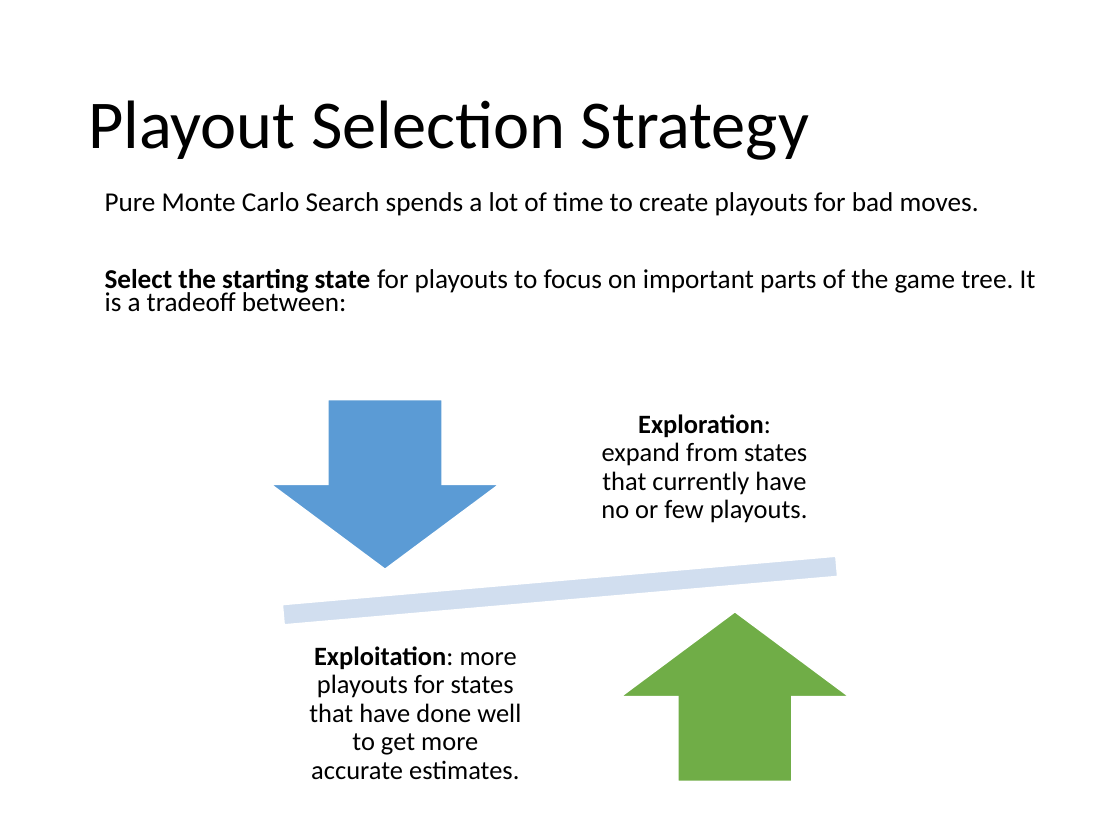
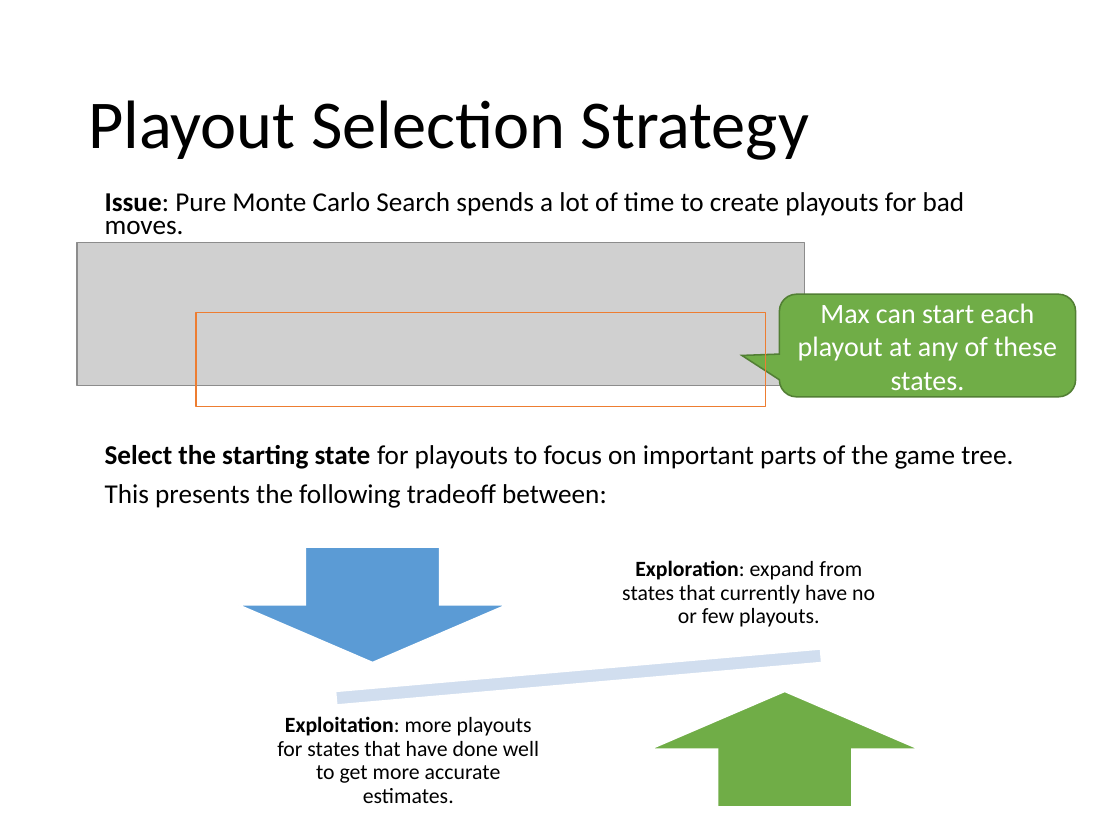
Before and after one commit to mhahsler/CS7320-AI, a slide deck: slide 33 of slides/05_games.pptx. Drawn at 1120x840 pixels with LibreOffice and Linux fonts; fonts in the diff are those of the drawing; grey boxes stand for pictures. Boxes give left, top, right and bottom in pixels: in the first picture for what was removed or moved away, otherwise in the second. Text is boxed around its words. In the diff, an @@ line names an element or a change of style, - is before the commit and + after.

```diff
--- a/slides/05_games.pptx
+++ b/slides/05_games.pptx
@@ text at box(105, 192, 1013, 508): text changed @@
-Pure Monte Carlo Search spends a lot of time to create playouts for bad moves.
-Select the starting state for playouts to focus on important parts of the game tree. It is a tradeoff between:
+Issue: Pure Monte Carlo Search spends a lot of time to create playouts for bad moves.
+Select the starting state for playouts to focus on important parts of the game tree.
+This presents the following tradeoff between:
@@ picture added at box(77, 243, 805, 386) @@
@@ rounded speech box added at box(780, 295, 1076, 398), fill #70AD47, outline #538035 1 pt, 18 pt, text #FFFFFF @@
+Max can start each playout at any of these states.
@@ rectangle added at box(196, 312, 765, 407), outline #ED7D31 0.75 pt @@
@@ text "Exploration: expand from states that ..." at box(622, 560, 875, 627): size 17 to 14 pt; less space between paragraphs @@
@@ text "Exploration: expand from states that ...": place and size @@
-text "Exploration: expand from states that ..." at box(601, 414, 808, 523)
+text "Exploration: expand from states that ..." at box(622, 560, 875, 627)
@@ down arrow: place and size @@
-down arrow at box(271, 400, 500, 570)
+down arrow at box(239, 548, 507, 663)
@@ math minus: place and size @@
-math minus at box(180, 515, 941, 667)
+math minus at box(246, 620, 911, 735)
@@ text "Exploitation: more playouts for states ...": place and size @@
-text "Exploitation: more playouts for states ..." at box(309, 646, 521, 780)
+text "Exploitation: more playouts for states ..." at box(277, 716, 539, 803)
@@ text "Exploitation: more playouts for states ..." at box(277, 716, 539, 803): size 17 to 14 pt; less space between paragraphs @@
@@ up arrow: place and size @@
-up arrow at box(620, 612, 849, 782)
+up arrow at box(651, 691, 920, 806)
```
Also in this commit, not shown: 7 other slides changed, 1 slide removed, 1 other file.
